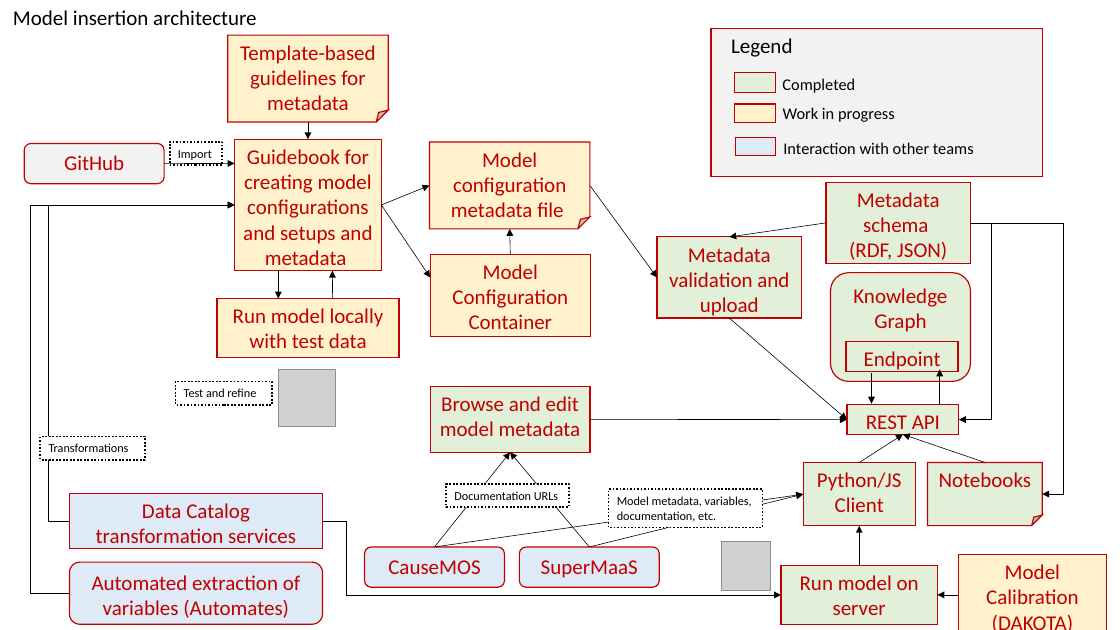
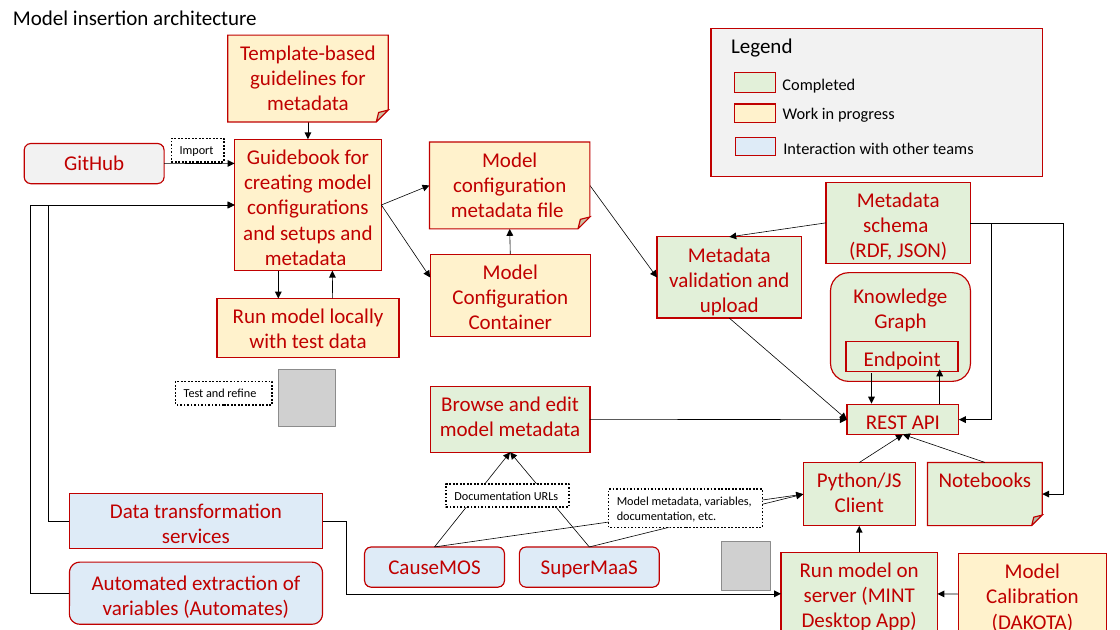
Before and after one commit to mintproject/MINT_USERGUIDE, a slide deck: slide 1 of docs/figures/ModelCatalogInsertion.pptx. Drawn at 1120x630 pixels with LibreOffice and Linux fonts; fonts in the diff are those of the drawing; grey boxes stand for pictures. Boxes give left, top, right and bottom in pixels: in the first picture for what was removed or moved away, otherwise in the second. Text is boxed around its words. In the diff, an @@ line names an element or a change of style, - is before the commit and + after.

```diff
--- a/docs/figures/ModelCatalogInsertion.pptx
+++ b/docs/figures/ModelCatalogInsertion.pptx
@@ rectangle "Import": place and size @@
-rectangle "Import" at [170,142,223,166]
+rectangle "Import" at [171,139,224,162]
@@ rectangle removed at [40,437,145,460] @@
-Transformations
@@ text in rectangle at [110,503,282,549]: text changed @@
-Data Catalog transformation services
+Data transformation services
@@ elbow arrow (323, 521) - (781, 594): route changed @@
@@ arrow moved from (860, 565) - (860, 526) to (860, 553) - (860, 526) @@
@@ rectangle "Run model on server (MINT ...": place and size @@
-rectangle "Run model on server (MINT ..." at [781,565,938,625]
+rectangle "Run model on server (MINT ..." at [781,553,938,630]
@@ text in rectangle at [800,562,919,630]: text changed @@
-Run model on server
+Run model on server (MINT Desktop App)
```
Also in this commit, not shown: 2 other files.
